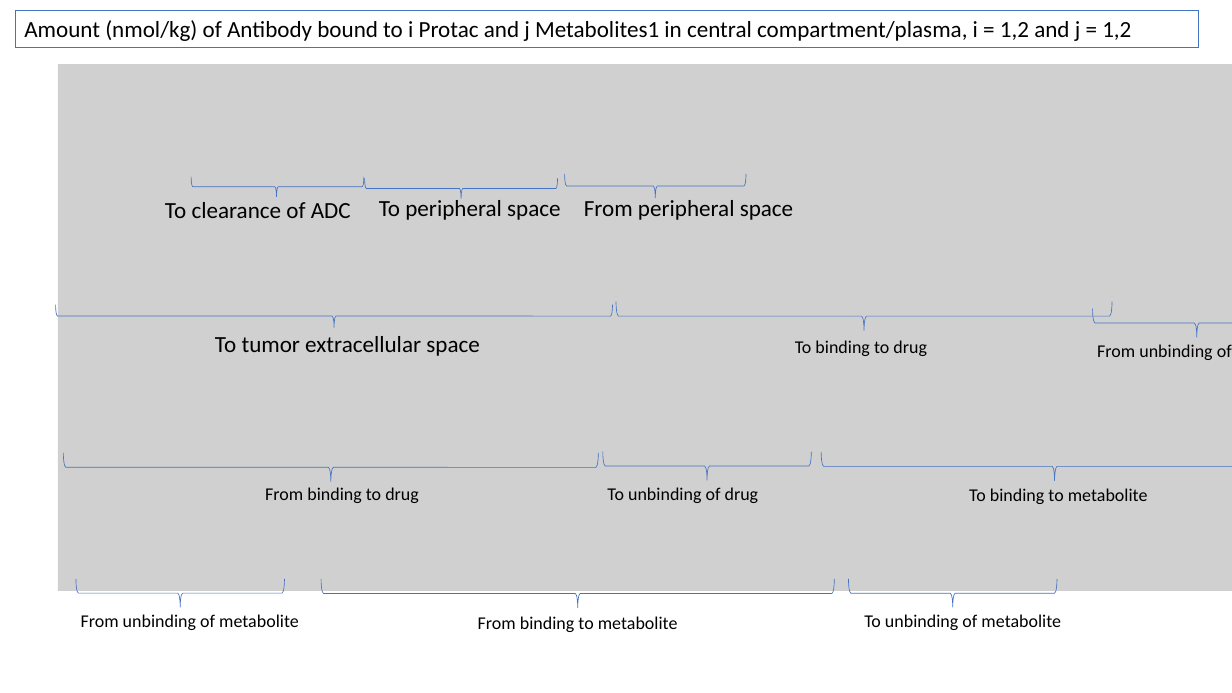
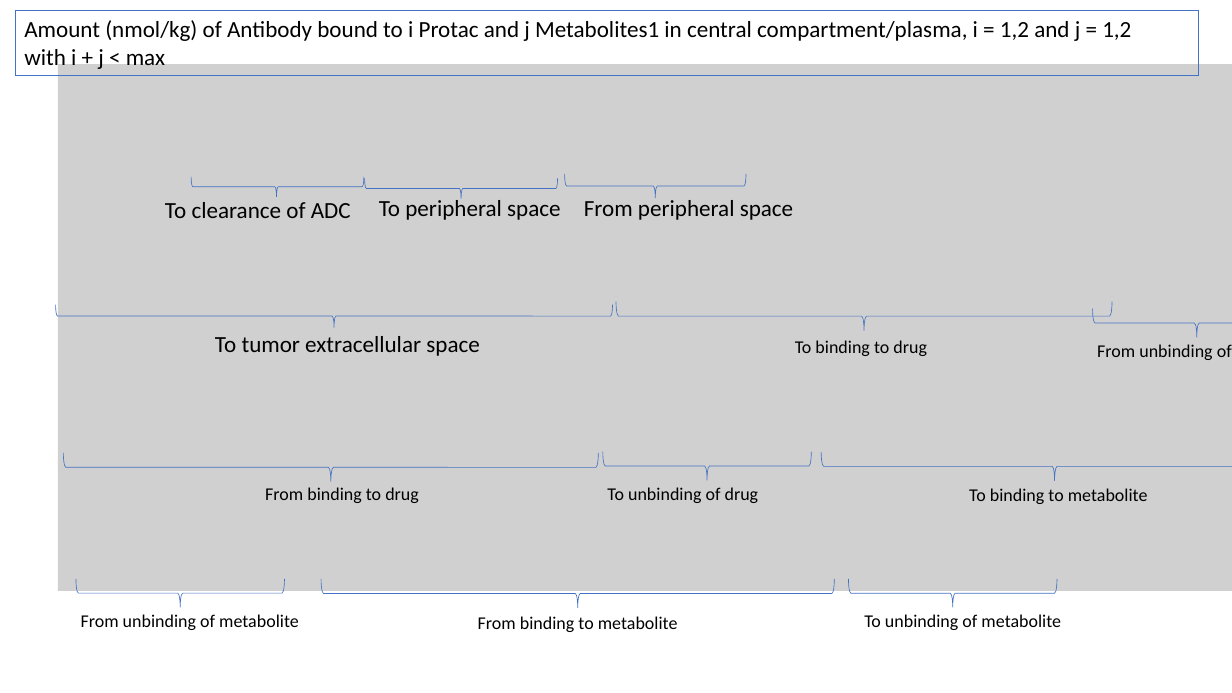
Before and after one commit to judith-stein/hc-protac-shuttle-rshiny-in-vivo, a slide deck: slide 11 of www/logistic_pk_pd_equations_explained.pptx (slide 10 before the commit). Drawn at 1232x693 pixels with LibreOffice and Linux fonts; fonts in the diff are those of the drawing; grey boxes stand for pictures. Boxes give left, top, right and bottom in pixels: in the first picture for what was removed or moved away, otherwise in the second. Text is boxed around its words. In the diff, an @@ line names an element or a change of style, - is before the commit and + after.

```diff
--- a/www/logistic_pk_pd_equations_explained.pptx
+++ b/www/logistic_pk_pd_equations_explained.pptx
@@ rectangle "Amount (nmol/kg) of Antibody bound ...": place and size @@
-rectangle "Amount (nmol/kg) of Antibody bound ..." at [16,10,1200,47]
+rectangle "Amount (nmol/kg) of Antibody bound ..." at [16,10,1200,76]
@@ text in rectangle at [24,46,165,72]: paragraph added @@
+with i + j < max
```
Also in this commit, not shown: 7 other slides changed, 1 slide added, 4 other files.
